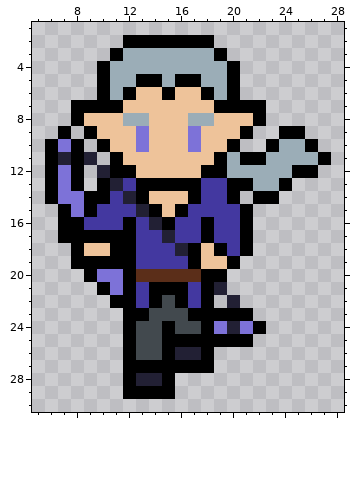
File history of a pixel-art sprite, engine/images/myglassius.png. Above, as it was before the edit.
The file is 64x64 pixels, drawn in blocks of 2x2; one block is one cell here. Shown: x 5..28, y 1..30.
Once edited:
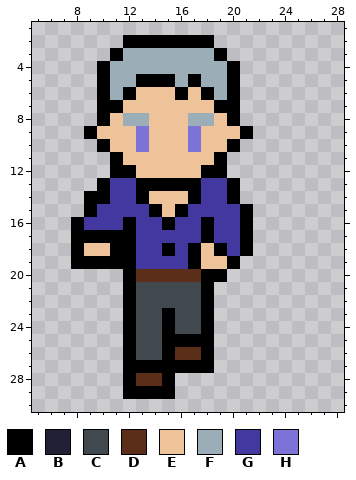
Palette (. is transparent): A #000000  B #222034  C #42494e  D #5b2e19  E #eec39a  F #9badb7  G #4338a0  H #7d72d8
Diff:
Colour C becomes colour A in row 23 at x 15.
Colour E becomes colour A in row 6 at x 16; in row 8 at x 10 and 20.
Colour F becomes colour A in row 5 at x 15.
Colour G becomes colour A in row 18 at x 15.
Colour A becomes colour C in row 21 at x 14 to 16; in row 22 at x 14 and 16; in row 23 at x 13 and 17.
Colour G becomes colour C in rows 21 to 22 at x 13 and 17.
Colour B becomes colour D in row 26 at x 16 to 17; in row 28 at x 13 to 14.
Colour A becomes colour E in row 6 at x 15.
Colour A becomes colour F in row 5 at x 16.
Colour B becomes colour G in row 13 at x 11; in row 14 at x 12; in row 15 at x 13; in row 16 at x 14; in row 17 at x 15; in row 18 at x 16.
The author cleared colour A in row 7 at x 8 to 9 and 21 to 22; in row 8 at x 8 and 22; in row 9 at x 7 and 24 to 25; in row 10 at x 6, 8, 23 and 26; in row 11 at x 6, 8, 21 to 22 and 27; in row 12 at x 6, 8 and 25 to 26.
The author cleared colour A in row 13 at x 6, 8, 21 and 24; in row 14 at x 6 and 22 to 23; in rows 15 to 17 at x 7; in row 20 at x 9; in row 21 at x 10; in row 22 at x 11.
The author cleared colour A in row 23 at x 19 to 21; in row 24 at x 22; in row 25 at x 19 to 21.
The author cleared colour B in row 11 at x 7 and 9; in row 12 at x 10; in row 21 at x 19; in row 22 at x 20; in row 24 at x 20.
The author cleared colour E in row 8 at x 9 and 21.
The author cleared colour F in row 10 at x 24 to 25; in row 11 at x 20 and 23 to 26; in row 12 at x 20 to 24; in row 13 at x 22 to 23.
The author cleared colour H in row 10 at x 7; in rows 12 to 13 at x 7; in row 14 at x 7 to 8; in row 15 at x 8; in row 20 at x 10 to 11; in row 21 at x 11.
The author cleared colour H in row 24 at x 19 and 21.
Where, in picture pixels (left, top, right, bottom), the same in both pictures:
changed: (162, 74, 188, 100)
changed: (45, 100, 331, 386)
